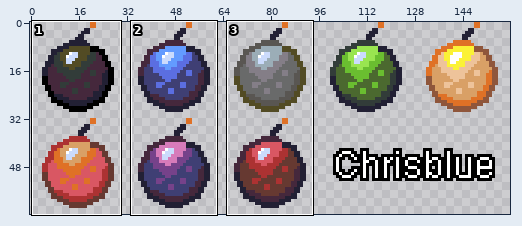
Sprite sheet, stored at icon/CC0/explosive/explosive-Chrisblue.png. The picture above shows the old version from afar; the outline marks the close-up.
Close-up. As it was:
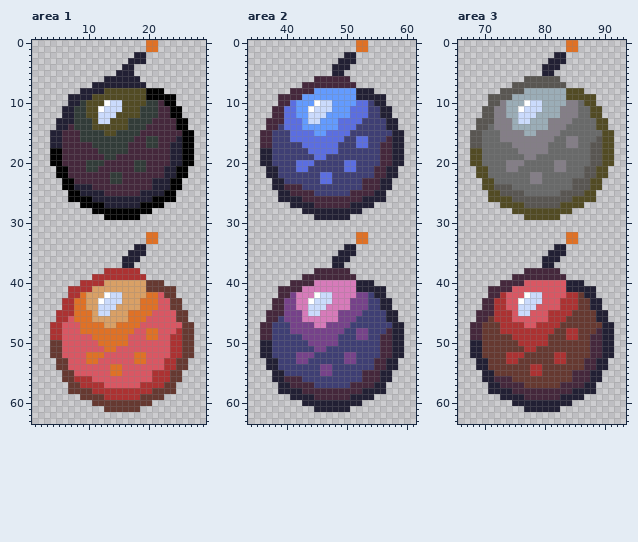
The file is 160x64 pixels. Shown: area 1: x 1..29, y 0..63; area 2: x 34..61, y 0..63; area 3: x 66..93, y 0..63. The commit also changed other parts of the picture, which this record leaves out.
New version:
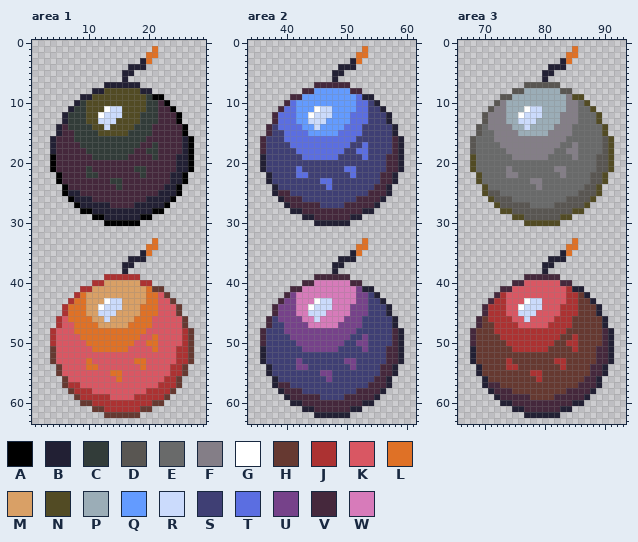
Palette (. is transparent): A #000000  B #222034  C #323c39  D #595652  E #696a6a  F #847e87  G #ffffff  H #663931  J #ac3232  K #d95763  L #df7126  M #d9a066  N #524b24  P #9badb7  Q #639bff  R #cbdbfc  S #3f3f74  T #5b6ee1  U #76428a  V #45283c  W #d77bba
Diff:
Changed rows in their new state; - is an unchanged pixel.
Area 1:
first column x 4:
 0 ----------------..------
 1 ----------------.-------
 2 --------------..LL------
 3 -------------..-L-------
 4 ------------.-BB--------
 5 -----------.------------
 6 ---------...-..---------
 7 -------..------.--------
 8 -----..--------BB..-----
 9 ---..-----------C--..---
10 ---.-----NNN--------.---
11 --.-----NG-----N-----.--
12 ---C----G--R--------V---
13 -.-C--N---R--NN--C----.-
14 --VC-----R---N--C----V--
15 .---C---N--NN--CC------.
16 -V--C---------CCVV---VB-
17 -V---CC------CC-V---VVB-
18 BV----CC-----C--CC--VVB-
19 -V-----CC--CC----C--V-B-
20 -V----VVV-----VV----V-B-
21 AVV----V-----------VVBBA
22 --V---CC--VV---C---V-B--
23 -AVV-------------VVVBBA-
24 ---VVVV----C-----VV-B---
25 --ABBVVVV------VVV-BBA--
26 ----BBBVVVVVVVVV-BBB----
27 ----ABBBB-VVVV-BBBBA----
28 -----AABBBBBBBBBBAA-----
29 -------AABBBBBBAA-------
30 ---------AAAAAA---------
32 ----------------..------
33 ----------------.-------
34 --------------..LL------
35 -------------..-L-------
36 ------------.--B--------
38 ---------...B..---------
39 -------..------.--------
40 -----..--------JJ..-----
41 ---..-----------L--..---
42 ---.-----MMM--------.---
43 --.-----MG-----M-----.--
44 ---L----G--R--------K---
45 -.-L--M---R--MM--L----.-
46 --KL-----R---M--L----K--
47 .---L---M--MM--LL------.
48 -K--L---------LLKK---KJ-
49 -K---LL------LL-K---KKJ-
50 JK----LL-----L--LL--KKJ-
51 -K-----LL--LL----L--K-J-
52 -K----KKK-----KK----K-J-
53 HKK----K-----------KKJJH
54 --K---LL--KK---L---K-J--
55 -HKK-------------KKKJJH-
56 ---KKKK----L-----KK-J---
57 --HJJKKKK------KKK-JJH--
58 ----JJJKKKKKKKKK-JJJ----
59 ----HJJJJ-KKKK-JJJJH----
60 -----HHJJJJJJJJJJHH-----
61 -------HHJJJJJJHH-------
62 ---------HHHHHH---------
Area 2:
first column x 36:
 0 ----------------..------
 1 ----------------.-------
 2 --------------..LL------
 3 -------------..-L-------
 4 ------------.--B--------
 6 ---------...B..---------
 7 -------..------.--------
 8 -----..--------VV..-----
 9 ---..-----------T--..---
10 ---.-----QQQ--------.---
11 --.-----QG-----Q-----.--
12 ---T----G--R--------S---
13 -.-T--Q---R--QQ--T----.-
14 --ST-----R---Q--T----S--
15 .---T---Q--QQ--TT------.
16 -S--T---------TTSS---SV-
17 -S---TT------TT-S---SSV-
18 VS----TT-----T--TT--SSV-
19 -S-----TT--TT----T--S-V-
20 -S----SSS-----SS----S-V-
21 BSS----S-----------SSVVB
22 --S---TT--SS---T---S-V--
23 -BSS-------------SSSVVB-
24 ---SSSS----T-----SS-V---
25 --BVVSSSS------SSS-VVB--
26 ----VVVSSSSSSSSS-VVV----
27 ----BVVVV-SSSS-VVVVB----
28 -----BBVVVVVVVVVVBB-----
29 -------BBVVVVVVBB-------
30 ---------BBBBBB---------
32 ----------------..------
33 ----------------.-------
34 --------------..LL------
35 -------------..-L-------
36 ------------.--B--------
38 ---------...B..---------
39 -------..------.--------
40 -----..--------VV..-----
41 ---..-----------U--..---
42 ---.-----WWW--------.---
43 --.-----WG-----W-----.--
44 ---U----G--R--------S---
45 -.-U--W---R--WW--U----.-
46 --SU-----R---W--U----S--
47 .---U---W--WW--UU------.
48 -S--U---------UUSS---SV-
49 -S---UU------UU-S---SSV-
50 VS----UU-----U--UU--SSV-
51 -S-----UU--UU----U--S-V-
52 -S----SSS-----SS----S-V-
53 BSS----S-----------SSVVB
54 --S---UU--SS---U---S-V--
55 -BSS-------------SSSVVB-
56 ---SSSS----U-----SS-V---
57 --BVVSSSS------SSS-VVB--
58 ----VVVSSSSSSSSS-VVV----
59 ----BVVVV-SSSS-VVVVB----
60 -----BBVVVVVVVVVVBB-----
61 -------BBVVVVVVBB-------
62 ---------BBBBBB---------
Area 3:
first column x 68:
 0 ----------------..------
 1 ----------------.-------
 2 --------------..LL------
 3 -------------..-L-------
 4 ------------.--B--------
 6 ---------...B..---------
 7 -------..------.--------
 8 -----..--------DD..-----
 9 ---..-----------F--..---
10 ---.-----PPP--------.---
11 --.-----PG-----P-----.--
12 ---F----G--R--------E---
13 -.-F--P---R--PP--F----.-
14 --EF-----R---P--F----E--
15 .---F---P--PP--FF------.
16 -E--F---------FFEE---ED-
17 -E---FF------FF-E---EED-
18 DE----FF-----F--FF--EED-
19 -E-----FF--FF----F--E-D-
20 -E----EEE-----EE----E-D-
21 NEE----E-----------EEDDN
22 --E---FF--EE---F---E-D--
23 -NEE-------------EEEDDN-
24 ---EEEE----F-----EE-D---
25 --NDDEEEE------EEE-DDN--
26 ----DDDEEEEEEEEE-DDD----
27 ----NDDDD-EEEE-DDDDN----
28 -----NNDDDDDDDDDDNN-----
29 -------NNDDDDDDNN-------
30 ---------NNNNNN---------
32 ----------------..------
33 ----------------.-------
34 --------------..LL------
35 -------------..-L-------
36 ------------.--B--------
38 ---------...B..---------
39 -------..------.--------
40 -----..--------VV..-----
41 ---..-----------J--..---
42 ---.-----KKK--------.---
43 --.-----KG-----K-----.--
44 ---J----G--R--------H---
45 -.-J--K---R--KK--J----.-
46 --HJ-----R---K--J----H--
47 .---J---K--KK--JJ------.
48 -H--J---------JJHH---HV-
49 -H---JJ------JJ-H---HHV-
50 VH----JJ-----J--JJ--HHV-
51 -H-----JJ--JJ----J--H-V-
52 -H----HHH-----HH----H-V-
53 BHH----H-----------HHVVB
54 --H---JJ--HH---J---H-V--
55 -BHH-------------HHHVVB-
56 ---HHHH----J-----HH-V---
57 --BVVHHHH------HHH-VVB--
58 ----VVVHHHHHHHHH-VVV----
59 ----BVVVV-HHHH-VVVVB----
60 -----BBVVVVVVVVVVBB-----
61 -------BBVVVVVVBB-------
62 ---------BBBBBB---------
Boxes around the changes in both close-ups, in picture pixels (x1, y1, x2, y2):
changed: (50, 40, 194, 418)
changed: (260, 40, 404, 418)
changed: (470, 40, 614, 418)
